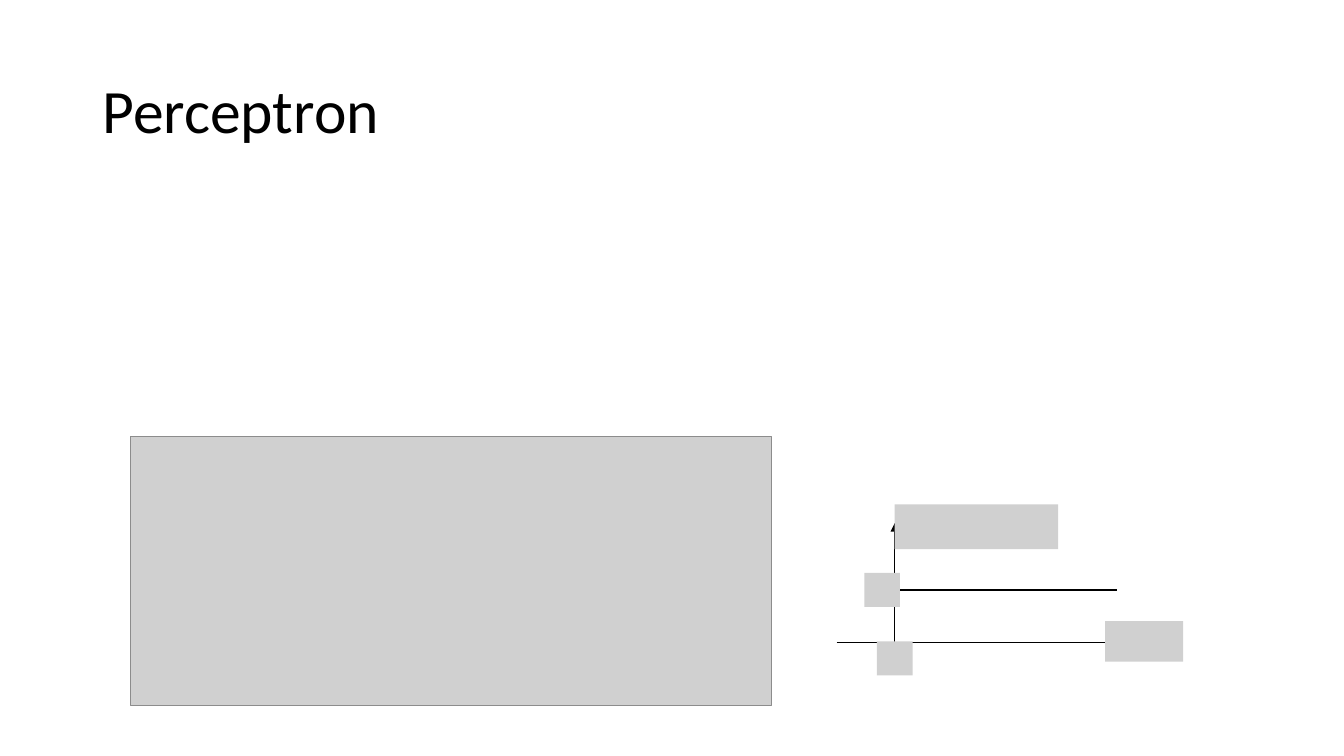
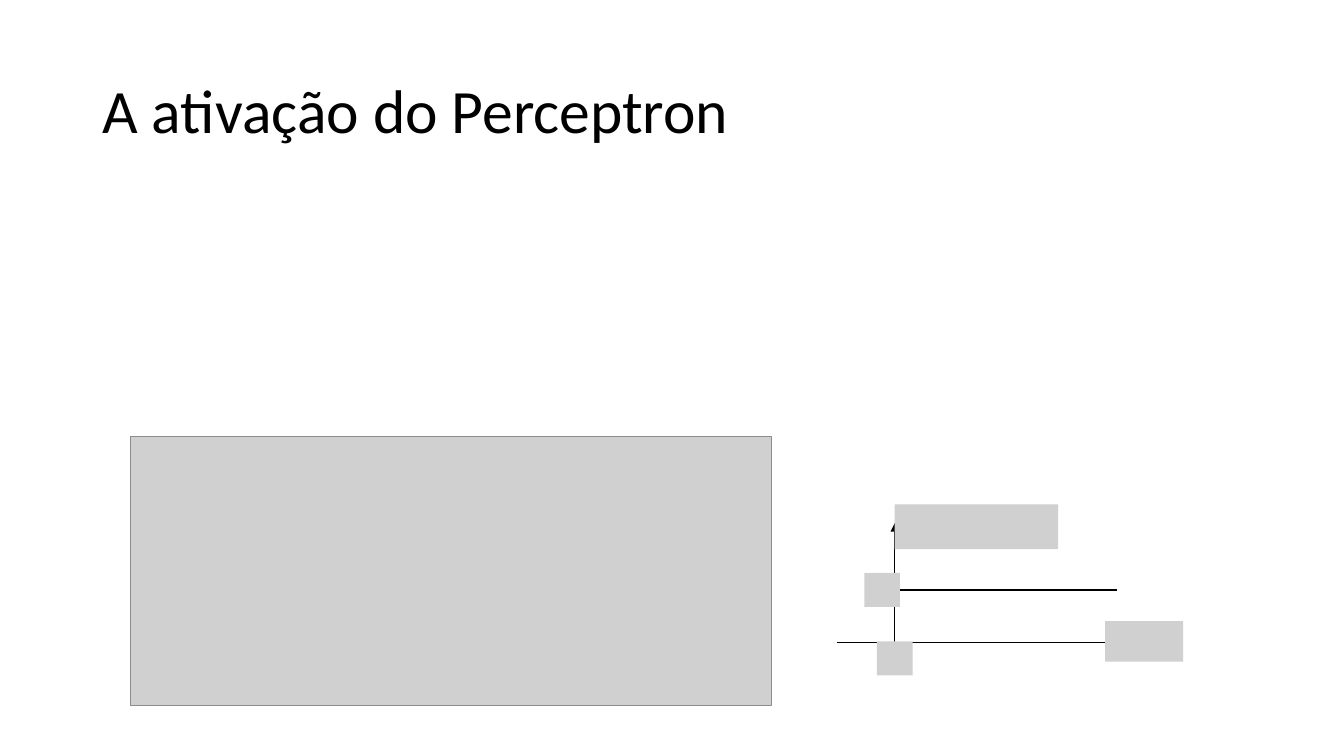
Before and after one commit to zz4fap/t320_aprendizado_de_maquina, a slide deck: slide 25 of slides/T320_Redes_Neurais_Artificiais (Parte I).pptx. Drawn at 1344x756 pixels with LibreOffice and Linux fonts; fonts in the diff are those of the drawing; grey boxes stand for pictures. Boxes give left, top, right and bottom in pixels: in the first picture for what was removed or moved away, otherwise in the second. Text is boxed around its words. In the diff, an @@ line names an element or a change of style, - is before the commit and + after.

```diff
--- a/slides/T320_Redes_Neurais_Artificiais (Parte I).pptx
+++ b/slides/T320_Redes_Neurais_Artificiais (Parte I).pptx
@@ title at [102, 90, 728, 144]: text changed @@
-Perceptron
+A ativação do Perceptron
```
Also in this commit, not shown: 3 other slides changed, 1 other file.
